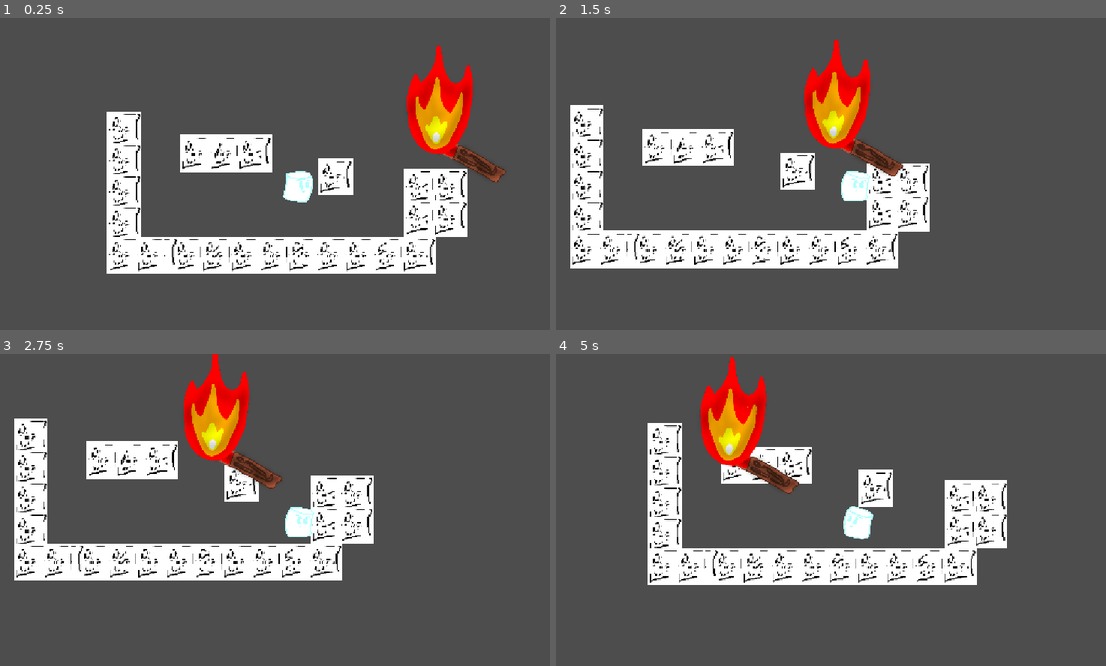
Above: before the commit, frames 1-4 (two rows, left to right).
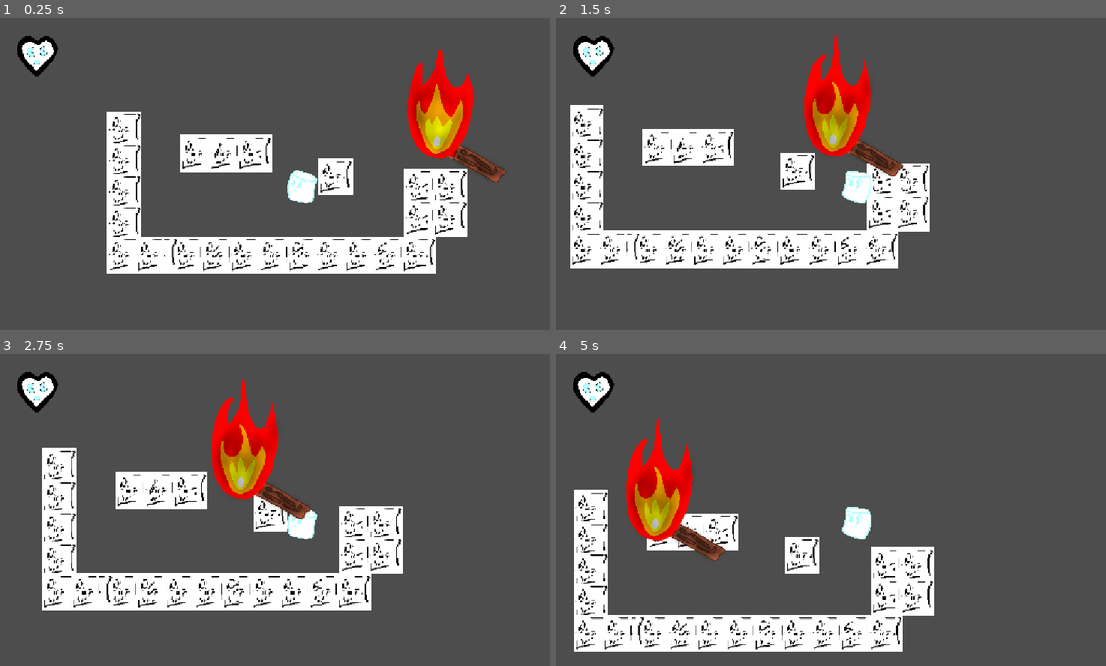
Above: after the commit, the same moments.

Repository: ibiahmed132/haven-project
Game: Godot game, scene res://main.tscn
Same seed, same stepped clock (60 frames per second), same inputs: the game is played once before the commit and once after it.
Inputs:
- Up to frame 1 (0.25 s): no input
- Up to frame 2 (1.5 s): tap Enter (ui_accept) at 0.5, 1.35 s; hold Enter (ui_accept) 0.53-1.28 s; hold Right (ui_right) from 0.53 s (still down)
- Up to frame 3 (2.75 s): tap Enter (ui_accept) at 1.52, 1.82 s; release Right (ui_right) at 2.03 s; hold Left (ui_left) from 2.03 s (still down); hold Enter (ui_accept) from 2.03 s (still down)
- Up to frame 4 (5 s): release Left (ui_left) at 2.78 s; release Enter (ui_accept) at 2.78 s; hold Right (ui_right) 2.78-4.28 s; tap Enter (ui_accept) at 2.85, 3.02, 3.32, 4.35, 4.52, 4.82 s; hold Enter (ui_accept) 3.53-4.28 s; hold Left (ui_left) from 4.28 s (still down)

The runs differ from the first frame. In frame 1, 2.3% of the frame differs, in the area x 3-87%, y 5-60%; in frame 2, 3.0%; in frame 3, 28%; in frame 4, 29%, in the area x 3-82%, y 0-96%.

Commit message:
fixed movement bugs

Diff:
--- /dev/null
+++ b/haven-project/animated_fire.gd
@@ -0,0 +1,15 @@
+extends AnimatedSprite2D
+
+
+# Called when the node enters the scene tree for the first time.
+func _ready() -> void:
+	set_frame(0) # Replace with function body.
+
+var next_frame
+
+# Called every frame. 'delta' is the elapsed time since the previous frame.
+func _process(delta: float) -> void:
+	next_frame = frame + 1
+	if next_frame == 4:
+		next_frame = 0
+	set_frame(next_frame)
--- a/haven-project/animated_sprite_2d.gd
+++ b/haven-project/animated_sprite_2d.gd
@@ -13,7 +13,7 @@
 	else:
 		set_frame(1)
 
-	if $"..".velocity.x < 0:
+	if $"..".velocity.x <= 0:
 		flip_h = true
 	else:
 		flip_h = false
--- a/haven-project/character_body_2d.gd
+++ b/haven-project/character_body_2d.gd
@@ -1,10 +1,12 @@
 extends CharacterBody2D
 
+@onready var hold_timer: Timer = $HoldTimer
 
 const SPEED = 300.0
 const JUMP_VELOCITY = -400.0
 
 var megabounce = 0
+var is_down = false
 
 func _physics_process(delta: float) -> void:
 	print(position.y)
@@ -12,21 +14,30 @@
 	# Get the input direction and handle the movement/deceleration.
 	# As good practice, you should replace UI actions with custom gameplay actions.
 	var direction := Input.get_axis("ui_left", "ui_right")
-	if direction and not Input.is_action_pressed("ui_accept"):
+	if direction and not is_down:
 		velocity.x = direction * SPEED
 	else:
 		velocity.x = move_toward(velocity.x, 0, SPEED)
 
 	# Add the gravity.
 	if not is_on_floor():
-		if Input.is_action_pressed("ui_accept") and megabounce == 0:
+		print(is_down)
+
+		if Input.is_action_just_pressed("ui_accept"):
+			hold_timer.start()
+			is_down = true
+
+		if (not Input.is_action_pressed("ui_accept")) and not hold_timer.is_stopped():
+			hold_timer.stop()
+			_on_hold_timer_timeout()
+
+		if is_down == true and megabounce == 0:
 			velocity.y = 0
-			velocity.x = 0
 			megabounce = 1
 
 		if megabounce == 0:
 			velocity += get_gravity() * delta
-		elif megabounce == 1 and not Input.is_action_pressed("ui_accept"):
+		elif megabounce == 1 and not is_down:
 			velocity += 10 * get_gravity() * delta
 			megabounce = 1
 
@@ -38,3 +49,7 @@
 			megabounce = 0
 
 	move_and_slide()
+
+
+func _on_hold_timer_timeout() -> void:
+	is_down = false
--- a/haven-project/collision_shape_2d.gd
+++ b/haven-project/collision_shape_2d.gd
@@ -9,7 +9,7 @@
 
 # Called every frame. 'delta' is the elapsed time since the previous frame.
 func _process(delta: float) -> void:
-	print(health)
+	pass
 
 
 func _on_fire_hitbox_body_entered(body: CharacterBody2D) -> void:
--- /dev/null
+++ b/haven-project/hold_timer.gd
@@ -0,0 +1,12 @@
+extends Timer
+
+
+# Called when the node enters the scene tree for the first time.
+func _ready() -> void:
+	wait_time = 0.5
+	one_shot = true
+
+
+# Called every frame. 'delta' is the elapsed time since the previous frame.
+func _process(delta: float) -> void:
+	pass
--- /dev/null
+++ b/haven-project/lives.gd
@@ -0,0 +1,14 @@
+extends AnimatedSprite2D
+
+# Called when the node enters the scene tree for the first time.
+func _ready() -> void:
+	set_frame(0)
+
+
+# Called every frame. 'delta' is the elapsed time since the previous frame.
+func _process(delta: float) -> void:
+	pass
+
+
+func _on_fire_hitbox_body_entered(body: CharacterBody2D) -> void:
+	set_frame(frame + 1)
--- a/haven-project/main.tscn
+++ b/haven-project/main.tscn
@@ -8,11 +8,13 @@
 [ext_resource type="Script" uid="uid://eyq0qnbp80xh" path="res://animated_sprite_2d.gd" id="4_ycdy4"]
 [ext_resource type="Texture2D" uid="uid://cehkclasmvi6h" path="res://fire1.png" id="5_272bh"]
 [ext_resource type="Texture2D" uid="uid://duih20rhxnbfg" path="res://fire2.png" id="6_5vw27"]
-[ext_resource type="Script" uid="uid://bco25kpv1hqeh" path="res://timer.gd" id="6_ycdy4"]
+[ext_resource type="Script" uid="uid://bco25kpv1hqeh" path="res://torch1timer.gd" id="6_ycdy4"]
 [ext_resource type="Script" uid="uid://cuhw0hocp5jyc" path="res://animatable_body_2d.gd" id="7_dg77c"]
 [ext_resource type="Texture2D" uid="uid://clcalh72jf6kg" path="res://fire3.png" id="7_kek77"]
+[ext_resource type="Texture2D" uid="uid://c8604ggs2m5ja" path="res://drive-download-20261114T131144Z-1-001/Health Hearts Melly.png" id="7_vivmo"]
+[ext_resource type="Script" uid="uid://dbxb2w3e86mcw" path="res://lives.gd" id="8_2cqfq"]
 [ext_resource type="Script" uid="uid://r0im33bqu6f8" path="res://collision_shape_2d.gd" id="8_5vw27"]
-[ext_resource type="Script" uid="uid://c43wn70lchwtr" path="res://area_2d.gd" id="8_kek77"]
+[ext_resource type="Script" uid="uid://def4kqs1hrv7f" path="res://hold_timer.gd" id="9_vivmo"]
 
 [sub_resource type="TileSetAtlasSource" id="TileSetAtlasSource_1bvp3"]
 texture = ExtResource("2_h2yge")
@@ -304,6 +306,35 @@
 radius = 22.0
 height = 50.0
 
+[sub_resource type="AtlasTexture" id="AtlasTexture_vivmo"]
+atlas = ExtResource("7_vivmo")
+region = Rect2(168, 1331, 1258, 1282)
+
+[sub_resource type="AtlasTexture" id="AtlasTexture_2cqfq"]
+atlas = ExtResource("7_vivmo")
+region = Rect2(1426, 1331, 1258, 1282)
+
+[sub_resource type="AtlasTexture" id="AtlasTexture_yaehf"]
+atlas = ExtResource("7_vivmo")
+region = Rect2(2684, 1331, 1258, 1282)
+
+[sub_resource type="SpriteFrames" id="SpriteFrames_57qmd"]
+animations = [{
+"frames": [{
+"duration": 1.0,
+"texture": SubResource("AtlasTexture_vivmo")
+}, {
+"duration": 1.0,
+"texture": SubResource("AtlasTexture_2cqfq")
+}, {
+"duration": 1.0,
+"texture": SubResource("AtlasTexture_yaehf")
+}],
+"loop": 1,
+"name": &"default",
+"speed": 5.0
+}]
+
 [sub_resource type="SpriteFrames" id="SpriteFrames_yf5fn"]
 animations = [{
 "frames": [{
@@ -349,6 +380,15 @@
 
 [node name="Camera2D" type="Camera2D" parent="Marshy" unique_id=454720460]
 
+[node name="Lives" type="AnimatedSprite2D" parent="Marshy" unique_id=622334890]
+position = Vector2(-512, -255)
+scale = Vector2(0.1200318, 0.120031804)
+sprite_frames = SubResource("SpriteFrames_57qmd")
+script = ExtResource("8_2cqfq")
+
+[node name="HoldTimer" type="Timer" parent="Marshy" unique_id=989532333]
+script = ExtResource("9_vivmo")
+
 [node name="AnimatableBody2D" type="AnimatableBody2D" parent="." unique_id=1659868194]
 position = Vector2(-3.0517578e-05, 1.5258789e-05)
 scale = Vector2(1.0000001, 1.0000001)
@@ -365,13 +405,12 @@
 rotation = 1.1222467
 scale = Vector2(1.4059862, 1.8342253)
 sprite_frames = SubResource("SpriteFrames_yf5fn")
-frame_progress = 0.58846873
+autoplay = "default"
 
 [node name="Fire_Hitbox" type="Area2D" parent="AnimatableBody2D" unique_id=2131539710]
 position = Vector2(292.21124, -227.44223)
 rotation = 0.09948371
 scale = Vector2(0.22045532, 0.28760225)
-script = ExtResource("8_kek77")
 
 [node name="CollisionShape2D" type="CollisionShape2D" parent="AnimatableBody2D/Fire_Hitbox" unique_id=1367337]
 position = Vector2(-4.444824, 55.160034)
@@ -380,9 +419,12 @@
 debug_color = Color(0, 0.6442841, 0.2899681, 0.41960785)
 script = ExtResource("8_5vw27")
 
-[node name="Timer" type="Timer" parent="AnimatableBody2D" unique_id=849827189]
+[node name="Torch1Timer" type="Timer" parent="AnimatableBody2D" unique_id=849827189]
 script = ExtResource("6_ycdy4")
 
+[connection signal="input_event" from="Marshy" to="Marshy/HoldTimer" method="_on_marshy_input_event"]
+[connection signal="timeout" from="Marshy/HoldTimer" to="Marshy" method="_on_hold_timer_timeout"]
 [connection signal="body_entered" from="AnimatableBody2D/Fire_Hitbox" to="Marshy" method="_on_fire_hitbox_body_entered"]
 [connection signal="body_entered" from="AnimatableBody2D/Fire_Hitbox" to="Marshy/CollisionShape2D" method="_on_fire_hitbox_body_entered"]
-[connection signal="timeout" from="AnimatableBody2D/Timer" to="AnimatableBody2D" method="_on_timer_timeout"]
+[connection signal="body_entered" from="AnimatableBody2D/Fire_Hitbox" to="Marshy/Lives" method="_on_fire_hitbox_body_entered"]
+[connection signal="timeout" from="AnimatableBody2D/Torch1Timer" to="AnimatableBody2D" method="_on_timer_timeout"]
Not shown, added: haven-project/animated_fire.gd.uid
Not shown, added: haven-project/hold_timer.gd.uid
Not shown, added: haven-project/lives.gd.uid
Renamed: haven-project/timer.gd -> haven-project/torch1timer.gd
Renamed: haven-project/timer.gd.uid -> haven-project/torch1timer.gd.uid
